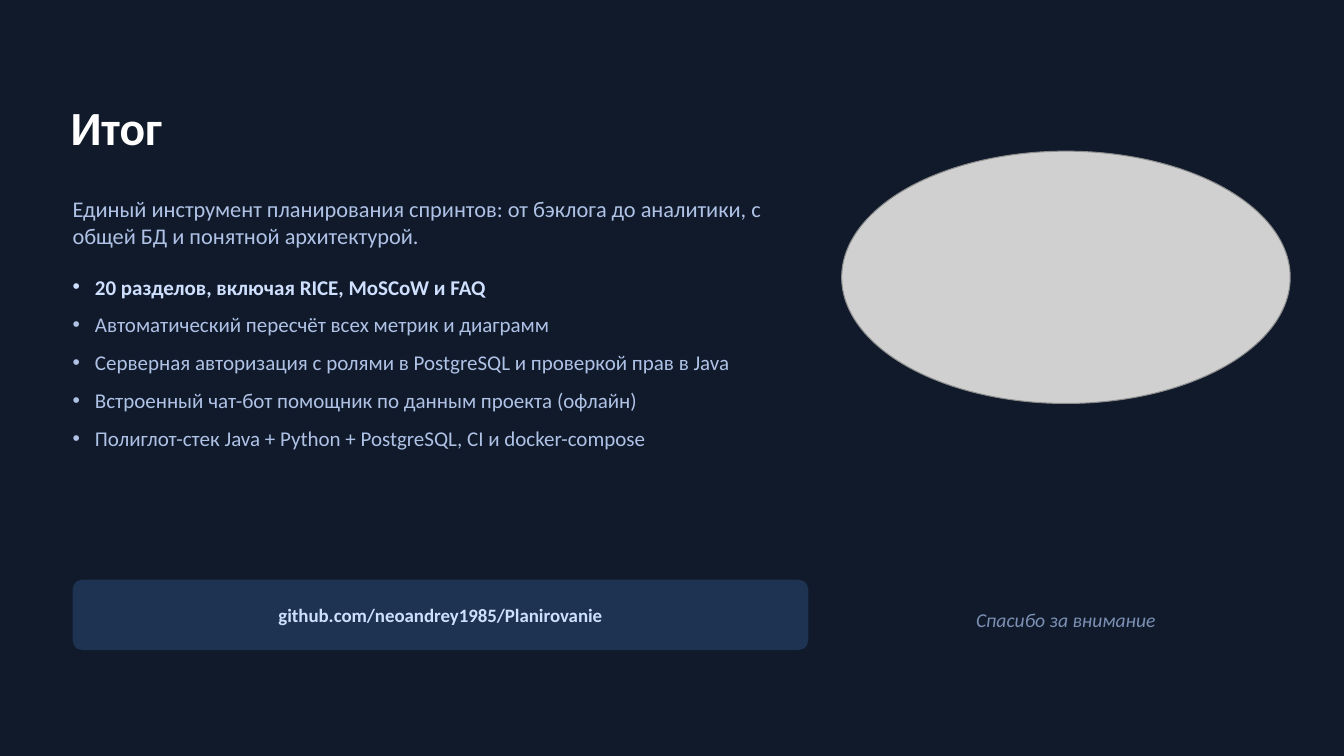
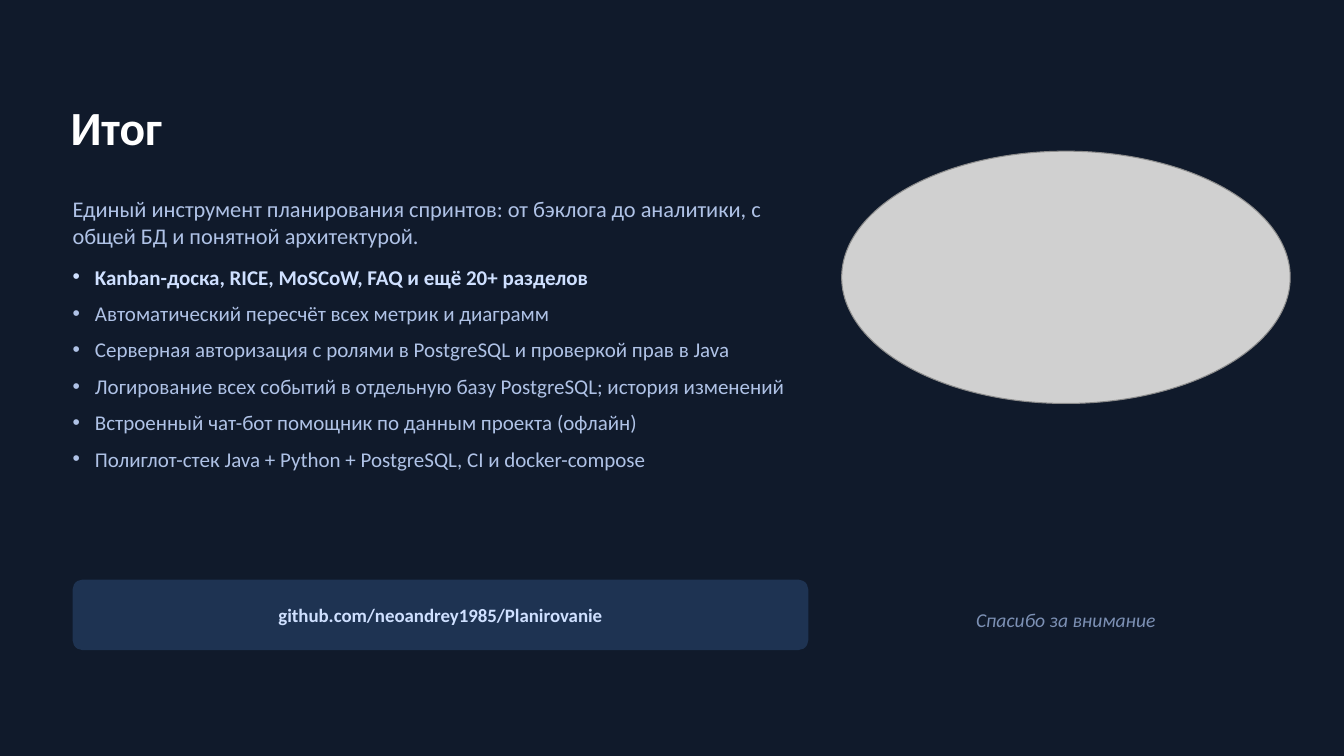
Before and after one commit to neoandrey1985/Planirovanie, a slide deck: slide 24 of Презентация_приложения.pptx (slide 22 before the commit). Drawn at 1344x756 pixels with LibreOffice and Linux fonts; fonts in the diff are those of the drawing; grey boxes stand for pictures. Boxes give left, top, right and bottom in pixels: in the first picture for what was removed or moved away, otherwise in the second. Text is boxed around its words. In the diff, an @@ line names an element or a change of style, - is before the commit and + after.

```diff
--- a/Презентация_приложения.pptx
+++ b/Презентация_приложения.pptx
@@ text "Kanban-доска, RICE, MoSCoW, FAQ и ...": place and size @@
-text "Kanban-доска, RICE, MoSCoW, FAQ и ..." at (95, 281, 730, 450)
+text "Kanban-доска, RICE, MoSCoW, FAQ и ..." at (95, 270, 784, 471)
@@ text at (95, 270, 588, 289): text changed @@
-• 20 разделов, включая RICE, MoSCoW и FAQ
+• Kanban-доска, RICE, MoSCoW, FAQ и ещё 20+ разделов
@@ text at (95, 307, 730, 434): less space between paragraphs @@
@@ text at (95, 379, 784, 398): paragraph added @@
+• Логирование всех событий в отдельную базу PostgreSQL; история изменений
```
Also in this commit, not shown: 2 other slides changed, 2 slides added, 3 other files.
